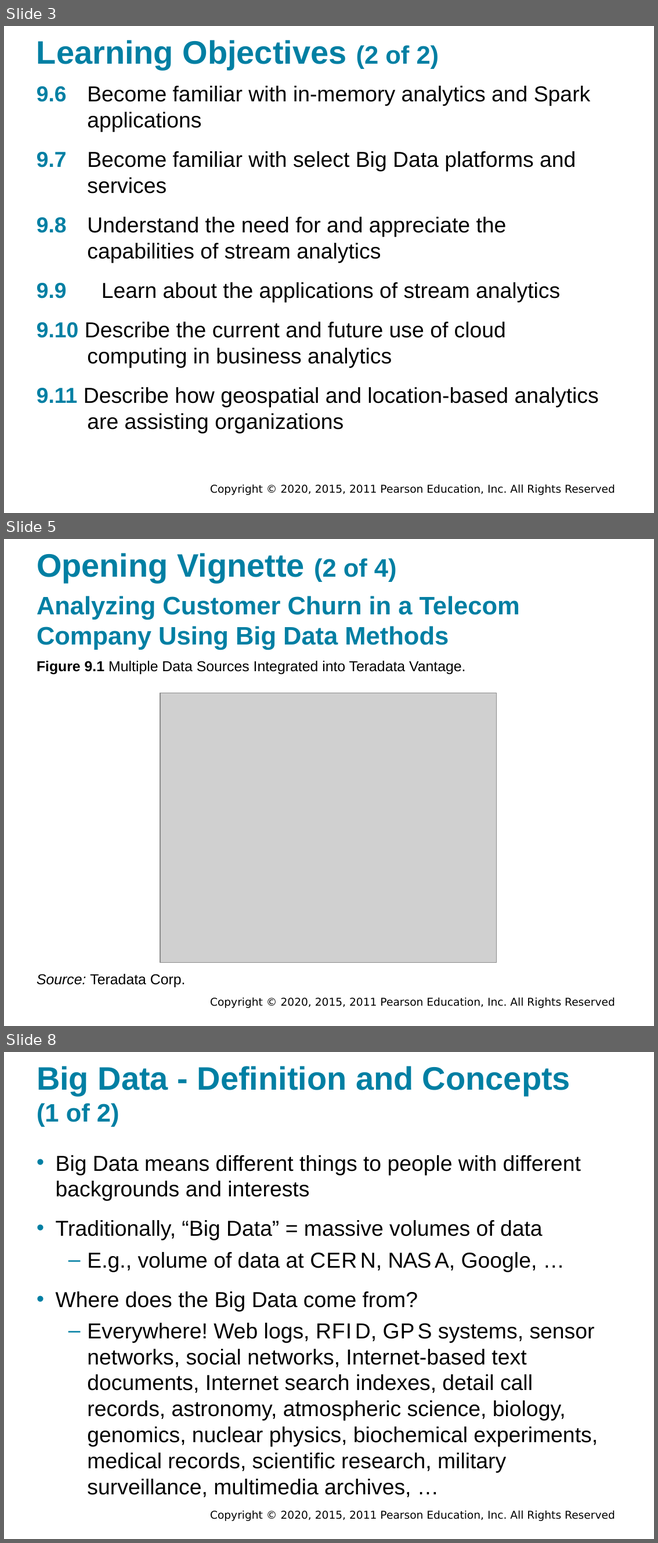
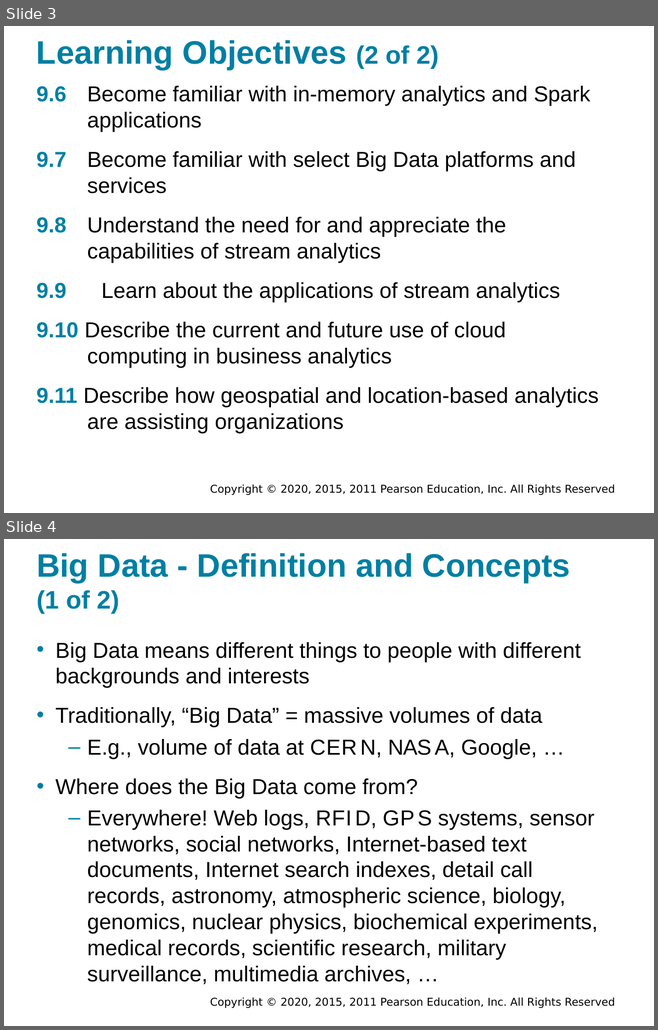
Before and after one commit to walkman617/DS2021, a slide deck: Slides/Sharda_11e_full_accessible_ppt_09.pptx. Shown one above the other, each under a label of ours: slides 3, 5 and 8 before the commit, slides 3 and 4 after it; the slides between them are not shown. The pictures are 658x1543 and 658x1030 pixels, drawn with LibreOffice and Linux fonts; fonts in the diff are those of the drawing; grey boxes stand for pictures; background and template pictures are left out. Boxes give left, top, right and bottom in pixels: in the first picture for what was removed or moved away, otherwise in the second. Text is boxed around its words. In the diff, an @@ line names an element or a change of style, - is before the commit and + after.

```diff
--- a/Slides/Sharda_11e_full_accessible_ppt_09.pptx
+++ b/Slides/Sharda_11e_full_accessible_ppt_09.pptx
@@ slide 5 removed at [4, 539, 654, 1026], background #FFFFFF; not listed: 1 template element that a slide beside it also shows @@
@@ title removed at [36, 553, 397, 583] @@
-Opening Vignette (2 of 4)
@@ text removed at [36, 596, 520, 650] @@
-Analyzing Customer Churn in a Telecom Company Using Big Data Methods
@@ text removed at [36, 661, 465, 675] @@
-Figure 9.1 Multiple Data Sources Integrated into Teradata Vantage.
@@ picture removed at [160, 693, 496, 962] @@
@@ text removed at [36, 974, 186, 987] @@
-Source: Teradata Corp.
@@ what was slide 8 is now slide 4 @@
```
Also in this commit, not shown: 3 other slides removed.
